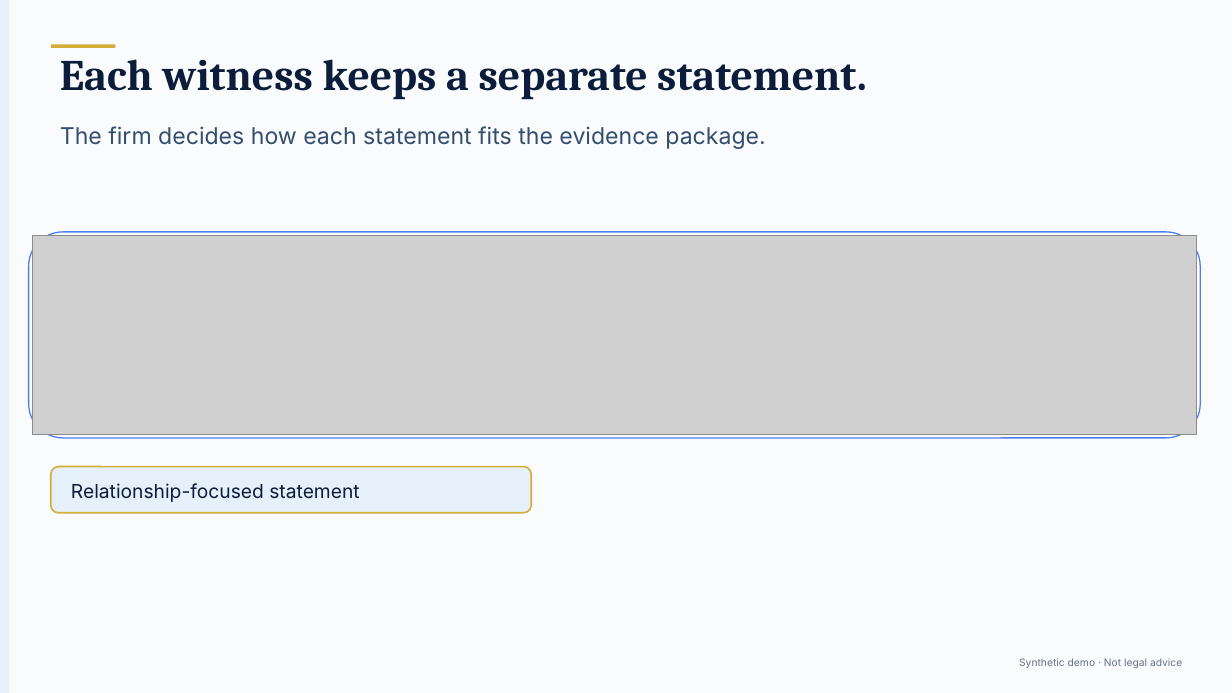
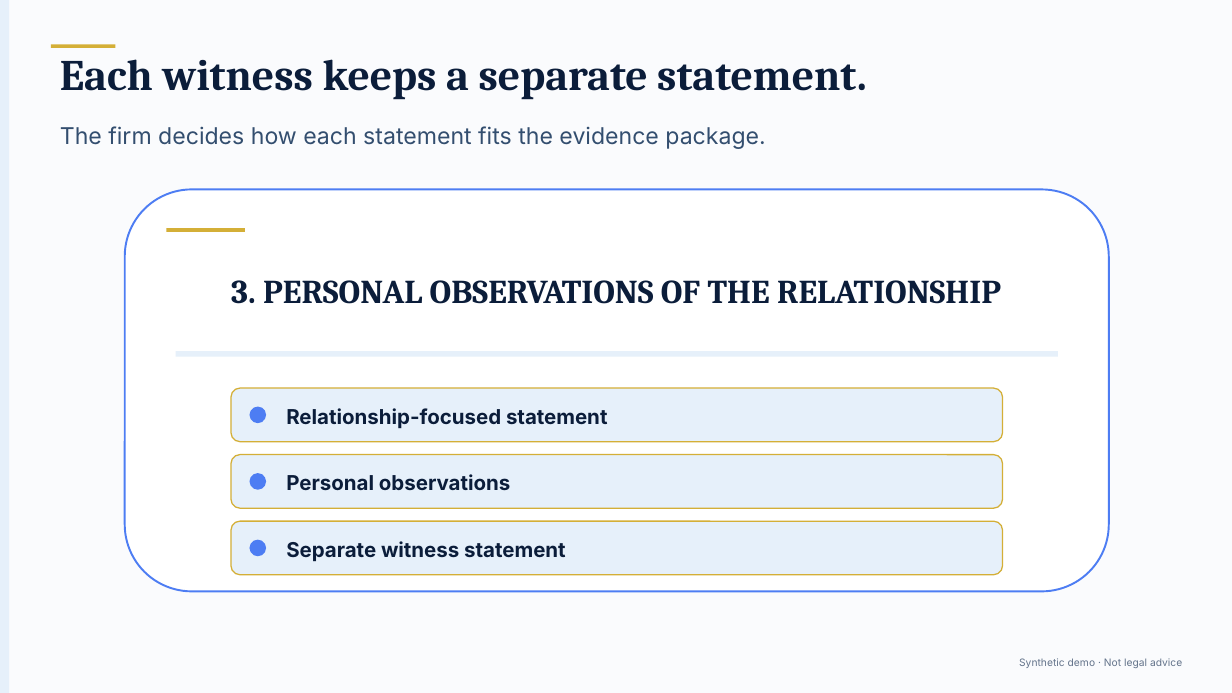
Before and after one commit to LuckyEu/asn-chatgpt-handoff, a slide deck: slide 4 of artifacts/bfm-video-current/bfm-teaser-90s.pptx. Drawn at 1232x693 pixels with LibreOffice and Linux fonts; fonts in the diff are those of the drawing; grey boxes stand for pictures. Boxes give left, top, right and bottom in pixels: in the first picture for what was removed or moved away, otherwise in the second. Text is boxed around its words. In the diff, an @@ line names an element or a change of style, - is before the commit and + after.

```diff
--- a/artifacts/bfm-video-current/bfm-teaser-90s.pptx
+++ b/artifacts/bfm-video-current/bfm-teaser-90s.pptx
@@ rounded rectangle: place and size @@
-rounded rectangle at [29, 232, 1201, 438]
+rounded rectangle at [125, 189, 1109, 592]
@@ rounded rectangle at [125, 189, 1109, 592]: outline #4D7DF3 1 pt to #4D7DF3 1.5 pt @@
@@ picture removed at [32, 236, 1197, 434] @@
@@ rectangle added at [166, 228, 245, 232], fill #D4AF37 @@
@@ text added at [231, 280, 1001, 304], 26 pt, text #0B1D3A, bold @@
+3. PERSONAL OBSERVATIONS OF THE RELATIONSHIP
@@ rectangle added at [176, 351, 1058, 357], fill #E6F0FA @@
@@ rounded rectangle added at [231, 388, 1003, 442], fill #E6F0FA, outline #D4AF37 1 pt @@
@@ ellipse added at [250, 407, 266, 423], fill #4D7DF3 @@
@@ text "Relationship-focused statement": place and size @@
-text "Relationship-focused statement" at [71, 483, 359, 502]
+text "Relationship-focused statement" at [286, 408, 608, 429]
@@ text "Relationship-focused statement" at [286, 408, 608, 429]: size 15 to 16 pt, bold on @@
@@ rounded rectangle removed at [51, 467, 531, 513] @@
@@ rounded rectangle added at [231, 455, 1003, 508], fill #E6F0FA, outline #D4AF37 1 pt @@
@@ ellipse added at [250, 473, 266, 490], fill #4D7DF3 @@
@@ text added at [286, 474, 511, 491], 16 pt, text #0B1D3A, bold @@
+Personal observations
@@ rounded rectangle added at [231, 521, 1003, 575], fill #E6F0FA, outline #D4AF37 1 pt @@
@@ ellipse added at [250, 540, 266, 556], fill #4D7DF3 @@
@@ text added at [286, 541, 566, 562], 16 pt, text #0B1D3A, bold @@
+Separate witness statement
```
Also in this commit, not shown: 1 other slide changed, 6 other files.
